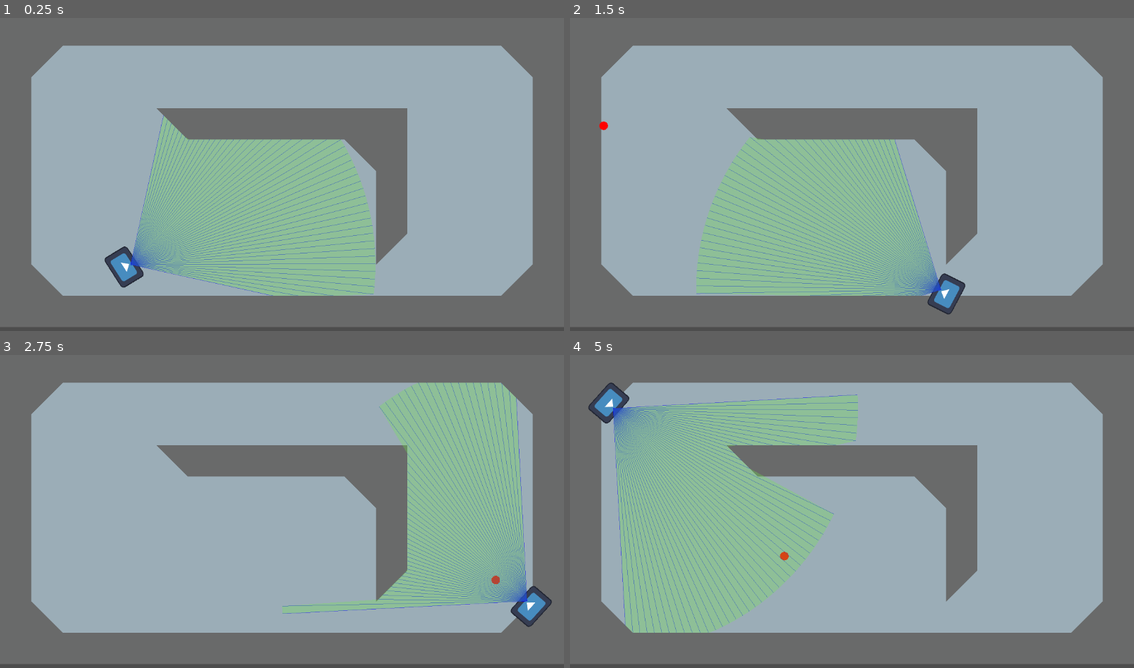
Above: before the commit, frames 1-4 (two rows, left to right).
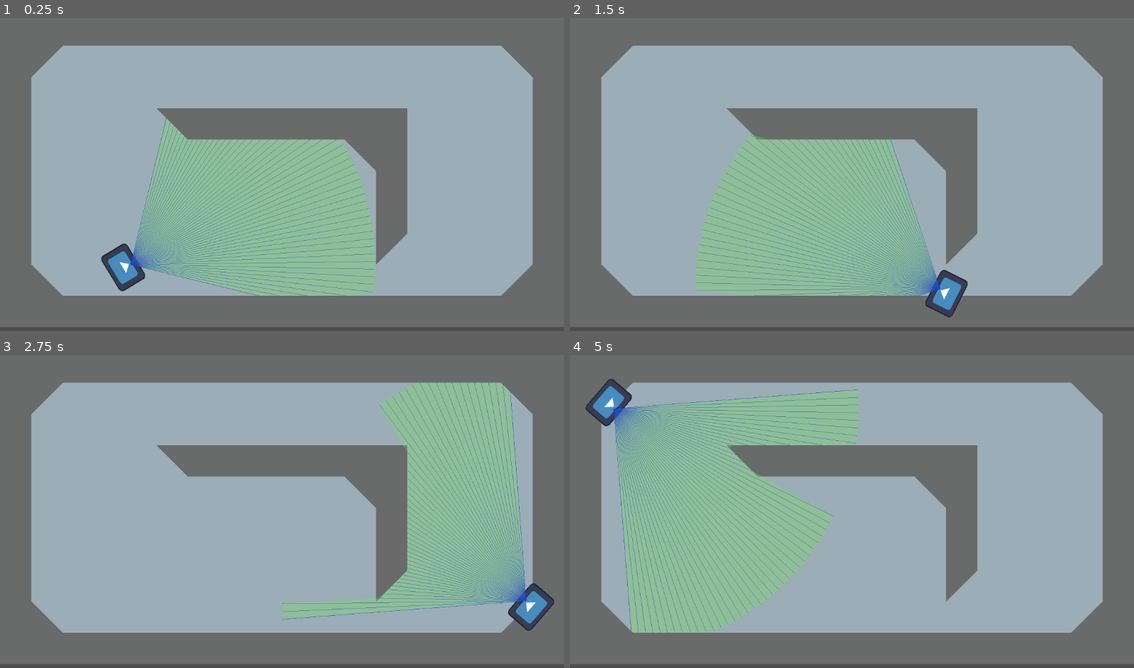
Above: after the commit, the same moments.

Repository: prestonhale/flatorant
Game: Godot game, scene res://tyler_wip/p_worldvTyler.tscn
The game is run twice, just before and just after one commit, with the same random seed, the same clock (stepped at 60 frames per second) and the same inputs. This scene is started directly instead of the project's main scene. The engine's default icon, where the game draws it, is replaced by a stand-in: a white triangle on a blue panel in a dark square.
Inputs (mouse positions are in pixels of both pictures, inside the frame that each line leads up to):
- Up to frame 1 (0.25 s): no input
- Up to frame 2 (1.5 s): tap Enter at 0.5 s; move the mouse to (976, 155) at 0.52 s; hold D (right) 0.53-1.28 s; click (976, 155) at 0.6 s; move the mouse to (739, 187) at 1.27 s; hold S (down) from 1.28 s (still down); click (739, 187) at 1.35 s
- Up to frame 3 (2.75 s): tap Space at 2 s; move the mouse to (338, 439) at 2.02 s; release S (down) at 2.03 s; hold D (right) from 2.03 s (still down); click (338, 439) at 2.1 s
- Up to frame 4 (5 s): move the mouse to (823, 574) at 2.77 s; release D (right) at 2.78 s; hold W (up) 2.78-3.53 s; click (823, 574) at 2.85 s; move the mouse to (1021, 558) at 3.52 s; hold A (left) from 3.53 s (still down); click (1021, 558) at 3.6 s; move the mouse to (682, 461) at 4.27 s; click (682, 461) at 4.35 s

The runs differ from the first frame. In frame 1, 5.4% of the frame differs, in the area x 17-67%, y 31-89%; in frame 2, 5.0%; in frame 3, 4.3%; in frame 4, 6.1%, in the area x 2-52%, y 7-89%.

Commit message:
THE CIRCLE IS HERE

Diff:
--- a/preston_wip/character/character.gd
+++ b/preston_wip/character/character.gd
@@ -4,6 +4,7 @@
 # @onready var pointer = $Pointer
 @onready var ray = $Pointer/RayCast2D
 var hitspot
+signal hit_something
 
 func _ready():
 	print(ray)
@@ -15,22 +16,11 @@
 	velocity = input_direction * speed * delta * 100
 	look_at(get_global_mouse_position())
 
-func _process(delta):
-	pass
-
 func _physics_process(delta):
 	get_input(delta)
 	move_and_slide()
 
 	if Input.is_action_just_pressed("fire"):
-		print("shoot")
 		if ray.is_colliding():
-			print("hit")
 			hitspot = ray.get_collision_point()
-			print(hitspot)
-			queue_redraw()
-
-
-func _draw():
-	if hitspot:
-		draw_circle(to_local(hitspot), 10, Color.RED)
+			hit_something.emit()
--- a/tyler_wip/Explosion.tscn
+++ b/tyler_wip/Explosion.tscn
@@ -1,8 +1,32 @@
 [gd_scene load_steps=2 format=3 uid="uid://bpmg311mvo7fr"]
 
-[ext_resource type="Script" path="res://tyler_wip/shooting.gd" id="1_xt7f3"]
+[sub_resource type="GDScript" id="GDScript_3fdgl"]
+script/source = "extends Node2D
+
+
+# Called when the node enters the scene tree for the first time.
+func _ready():
+	pass # Replace with function body.
+
+
+# Called every frame. 'delta' is the elapsed time since the previous frame.
+func _process(delta):
+		if Input.is_action_just_pressed(\"fire\"):
+			print(\"shoot\")
+			if ray.is_colliding():
+				print(\"hit\")
+				hitspot = ray.get_collision_point()
+				print(hitspot)
+				queue_redraw()
+
+
+func _draw():
+	if hitspot:
+		draw_circle(to_local(hitspot), 10, Color.RED)
+	pass
+"
 
 [node name="Explosion" type="Node2D"]
 
 [node name="Node2D" type="Node2D" parent="."]
-script = ExtResource("1_xt7f3")
+script = SubResource("GDScript_3fdgl")
--- a/tyler_wip/p_worldvTyler.tscn
+++ b/tyler_wip/p_worldvTyler.tscn
@@ -1,9 +1,12 @@
-[gd_scene load_steps=3 format=3 uid="uid://cb77pb6ks8uxt"]
+[gd_scene load_steps=5 format=3 uid="uid://cb77pb6ks8uxt"]
 
+[ext_resource type="Script" path="res://tyler_wip/p_worldvTyler.gd" id="1_2outp"]
 [ext_resource type="TileSet" uid="uid://jhxowywlfj7i" path="res://tiles/hi-rest-tiles.tres" id="1_cwfn7"]
 [ext_resource type="PackedScene" uid="uid://dah22sp03kl6y" path="res://tyler_wip/tyler_character.tscn" id="2_a83kq"]
+[ext_resource type="Script" path="res://tyler_wip/CircleDrawer.gd" id="4_3t50b"]
 
 [node name="p_world" type="Node2D"]
+script = ExtResource("1_2outp")
 
 [node name="TileMap2" type="TileMap" parent="."]
 tile_set = ExtResource("1_cwfn7")
@@ -13,3 +16,6 @@
 
 [node name="character" parent="." instance=ExtResource("2_a83kq")]
 position = Vector2(267, 512)
+
+[node name="CircleDrawer" type="Node2D" parent="."]
+script = ExtResource("4_3t50b")
--- a/tyler_wip/shooting.gd
+++ /dev/null
@@ -1,23 +0,0 @@
-extends Node2D
-
-
-# Called when the node enters the scene tree for the first time.
-func _ready():
-	pass # Replace with function body.
-
-
-# Called every frame. 'delta' is the elapsed time since the previous frame.
-func _process(delta):
-		if Input.is_action_just_pressed("fire"):
-			print("shoot")
-			if ray.is_colliding():
-				print("hit")
-				hitspot = ray.get_collision_point()
-				print(hitspot)
-				queue_redraw()
-
-
-func _draw():
-	if hitspot:
-		draw_circle(to_local(hitspot), 10, Color.RED)
-	pass
--- a/tyler_wip/tyler_character.tscn
+++ b/tyler_wip/tyler_character.tscn
@@ -6,33 +6,33 @@
 
 [sub_resource type="CapsuleShape2D" id="CapsuleShape2D_wj45g"]
 
-[node name="character w_ rays" type="Node2D"]
-scale = Vector2(0.883896, 0.862095)
-
-[node name="CharacterBody2D" type="CharacterBody2D" parent="."]
+[node name="CharacterBody2D" type="CharacterBody2D"]
 rotation = -1.5708
 script = ExtResource("1_b23y7")
 
-[node name="CollisionShape2D" type="CollisionShape2D" parent="CharacterBody2D"]
+[node name="CollisionShape2D" type="CollisionShape2D" parent="."]
 shape = SubResource("CapsuleShape2D_wj45g")
 
-[node name="Player Sprite2D" type="Sprite2D" parent="CharacterBody2D"]
+[node name="Player Sprite2D" type="Sprite2D" parent="."]
 position = Vector2(-16, -3.00007)
 rotation = 1.5708
 scale = Vector2(0.65625, 0.484375)
 texture = ExtResource("1_qx17g")
 
-[node name="Pointer" type="Node2D" parent="CharacterBody2D"]
+[node name="Pointer" type="Node2D" parent="."]
 
-[node name="RayCast2D" type="RayCast2D" parent="CharacterBody2D/Pointer"]
+[node name="RayCast2D" type="RayCast2D" parent="Pointer"]
 rotation = -1.5708
 target_position = Vector2(0, 1000)
 collision_mask = 14
 collide_with_areas = true
 
-[node name="VisionCone2D" parent="CharacterBody2D" instance=ExtResource("4_bwok8")]
+[node name="VisionCone2D" parent="." instance=ExtResource("4_bwok8")]
 rotation = -1.5708
 angle_deg = 90
 ray_count = 50
 collision_layer_mask = 13
 debug_lines = true
+
+[node name="character w_ rays" type="Node2D" parent="."]
+scale = Vector2(0.883896, 0.862095)
